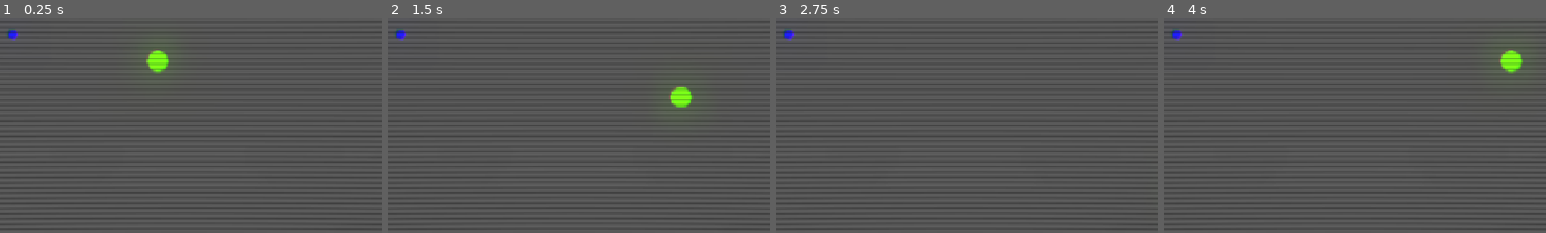
Above: before the commit, frames 1-4 (left to right).
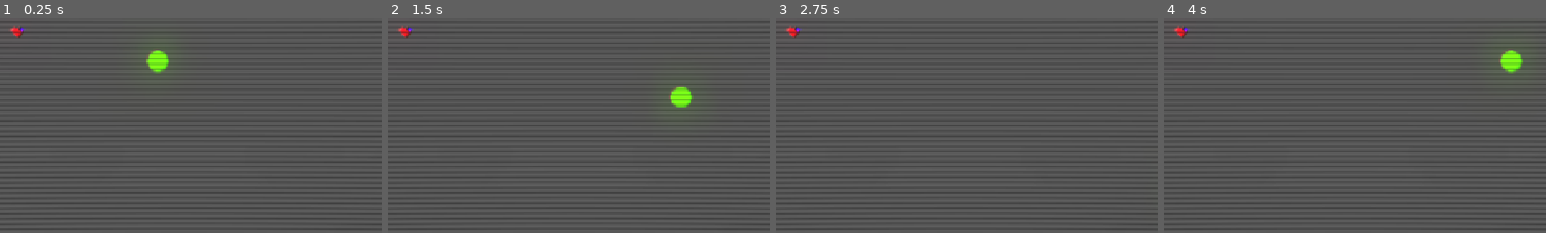
Above: after the commit, the same moments.

Repository: ktosox/GWJ80
Game: Godot game, scene res://level/test_level.tscn
The game is run twice, just before and just after one commit, with the same random seed, the same clock (stepped at 60 frames per second) and the same inputs.
Inputs:
- Up to frame 1 (0.25 s): no input
- Up to frame 2 (1.5 s): tap Enter (ui_accept) at 0.5, 1.35 s; hold D (right) 0.53-1.28 s; hold Enter (ui_accept) 0.53-1.28 s; hold Down (down) from 1.28 s (still down)
- Up to frame 3 (2.75 s): tap Enter (ui_accept) at 1.52, 1.82 s; release Down (down) at 2.03 s; hold D (right) from 2.03 s (still down); hold Enter (ui_accept) from 2.03 s (still down)
- Up to frame 4 (4 s): release D (right) at 2.78 s; release Enter (ui_accept) at 2.78 s; hold W (up) 2.78-3.53 s; tap Enter (ui_accept) at 2.85, 3.02, 3.32 s; hold A (left) from 3.53 s (still down); hold Enter (ui_accept) from 3.53 s (still down)
The pictures show only the part of the screen within x 26-76%, y 36-86%; the shares and areas given below are measured in that part.

The runs differ from the first frame. In frame 1, 0.2% of the frame differs, in the area x 2-7%, y 3-11%; in frame 2, 0.2%; in frame 3, 0.2%; in frame 4, 0.2%.

Commit message:
re-implemented pick up dropping
+ added the missing effets

Diff:
--- a/Game/enemy/enemy_core.gd
+++ b/Game/enemy/enemy_core.gd
@@ -4,9 +4,13 @@
 @export var health = 3
 
 const PICKUP = preload("res://pick_up/pickup.tscn")
-var spawn_pickup : bool
+var spawn_pick_up : bool
 
 func delete_this_enemy():
+	if(spawn_pick_up):
+		var pick_up = PICKUP.instantiate()
+		get_tree().current_scene.add_child(pick_up)
+		pick_up.global_position = global_position
 	get_parent().queue_free()
 	pass
 
@@ -15,9 +19,5 @@
 	health -= 1
 	if(health <= 0):
 		GameManager.change_score(1)
-		if(spawn_pickup):
-			var pick_up = PICKUP.instantiate()
-			get_parent().get_parent().add_child(pick_up)
-			pick_up.global_position = global_position
 		delete_this_enemy()
 	pass # Replace with function body.
--- a/Game/enemy/enemy_package.gd
+++ b/Game/enemy/enemy_package.gd
@@ -9,6 +9,8 @@
 @export var health = 3
 
 @export var enemy_core = preload("res://enemy/enemy_core.tscn") as PackedScene
+
+@export var spawn_pick_up = false
 
 func get_core() -> PackedScene:
 	return enemy_core
--- a/Game/enemy/enemy_spawner.gd
+++ b/Game/enemy/enemy_spawner.gd
@@ -21,9 +21,11 @@
 		#random_enemy = randi_range(0, 2)
 	#
 	#get_enemy(random_enemy, spawn_pick_up)
+	var chosen_enemy_package = all_enemy_packages[max(0,wave-2+randi()%2)]
+	chosen_enemy_package.spawn_pick_up = spawn_pick_up
+	var new_enemy = create_enemy_from_package(chosen_enemy_package)
+	await get_tree().create_timer(0.5).timeout # give it a moment to prevent an error
 
-	var new_enemy = create_enemy_from_package(all_enemy_packages[max(0,wave-2+randi()%2)])
-	await get_tree().create_timer(0.5).timeout
 	new_enemy.global_position = global_position
 	new_enemy.connect("tree_exiting",Callable(self,"spawn_enemy"))
 	enemy_group_node.add_child(new_enemy)
@@ -71,6 +73,7 @@
 	# set all the things
 	var enemy_core = data.get_core().instantiate()
 	enemy_core.health = data.health
+	enemy_core.spawn_pick_up = data.spawn_pick_up
 	var new_walker = data.get_walker().instantiate()
 	new_walker.speed = data.walk_speed
 	var new_shooter = data.get_shooter().instantiate()
--- a/Game/enemy/enemy_spawner.tscn
+++ b/Game/enemy/enemy_spawner.tscn
@@ -15,6 +15,7 @@
 walk_speed = 50
 health = 2
 enemy_core = ExtResource("3_7yjef")
+spawn_pick_up = false
 walker_type = 0
 shooter_type = 0
 guns = Array[PackedScene]([ExtResource("4_sm0a0")])
@@ -28,6 +29,7 @@
 walk_speed = 40
 health = 2
 enemy_core = ExtResource("3_7yjef")
+spawn_pick_up = false
 walker_type = 1
 shooter_type = 0
 guns = Array[PackedScene]([ExtResource("4_sm0a0"), ExtResource("4_sm0a0")])
@@ -41,6 +43,7 @@
 walk_speed = 120
 health = 3
 enemy_core = ExtResource("3_7yjef")
+spawn_pick_up = false
 walker_type = 0
 shooter_type = 1
 guns = Array[PackedScene]([ExtResource("5_7yjef")])
@@ -54,6 +57,7 @@
 walk_speed = 60
 health = 5
 enemy_core = ExtResource("3_7yjef")
+spawn_pick_up = false
 walker_type = 1
 shooter_type = 1
 guns = Array[PackedScene]([ExtResource("4_sm0a0")])
--- a/Game/level/test_level.gd
+++ b/Game/level/test_level.gd
@@ -23,7 +23,7 @@
 
 	ui.get_node("Layout/Wave").text = "Wave: "+str(wave)
 	enemy_spawners = $enemy_spawners.get_children()
-	GameManager.connect("screen_cleaner", Callable(self, "clear_enemies"))
+	GameManager.connect("screen_cleaner", Callable(self, "clear_enemies")) # I had no idea it was supposed to work this way, seems kinda OP
 
 
 
--- a/Game/level/test_level.tscn
+++ b/Game/level/test_level.tscn
@@ -85,6 +85,7 @@
 
 [node name="pickup" parent="." instance=ExtResource("6_xowea")]
 position = Vector2(353, 283)
+randomize_pickup = false
 
 [node name="LevelMusic" parent="." instance=ExtResource("7_kopq5")]
 signal_name = "ready"
--- a/Game/pick_up/pickup.gd
+++ b/Game/pick_up/pickup.gd
@@ -1,9 +1,11 @@
 extends Area2D
 
 enum Pickup{health, shield, speed, screen_cleaner, gravity_fx}
-var pickup_type : Pickup
+@export var pickup_type : Pickup
+@export var randomize_pickup = true
+var tag = "pick_up"
 
-var tag = "pick_up"
+
 
 const PLUS_HEALTH_PICKUP = preload("res://pick_up/plus_health_pickup.png")
 const SHIELD_PICKUP = preload("res://pick_up/shield_pickup.png")
@@ -14,22 +16,22 @@
 @onready var player = get_parent().get_node("Player")
 # Called when the node enters the scene tree for the first time.
 func _ready() -> void:
-	var random_pickup = randi_range(1, 5)
-	if(random_pickup == 1):
-		pickup_type = Pickup.health
+	if randomize_pickup:
+		pickup_type = randi_range(0,Pickup.size())
+	if(pickup_type == Pickup.health):
 		$CollisionShape2D/Sprite2D.texture = PLUS_HEALTH_PICKUP
-		$CollisionShape2D/Sprite2D.position = Vector2(-8, 3)
-	elif(random_pickup == 2):
-		pickup_type = Pickup.shield
+		#$CollisionShape2D/Sprite2D.position = Vector2(-8, 3) no idea why this line is here so I removed it for testing
+	elif(pickup_type == Pickup.shield):
+
 		$CollisionShape2D/Sprite2D.texture = SHIELD_PICKUP
-	elif(random_pickup == 3):
-		pickup_type = Pickup.speed
+	elif(pickup_type == Pickup.speed):
+
 		$CollisionShape2D/Sprite2D.texture = SPEED
-	elif(random_pickup == 4):
-		pickup_type = Pickup.screen_cleaner
+	elif(pickup_type == Pickup.screen_cleaner):
+
 		$CollisionShape2D/Sprite2D.texture = CLEANER_PICKUP
-	elif(random_pickup == 5):
-		pickup_type = Pickup.gravity_fx
+	elif(pickup_type == Pickup.gravity_fx):
+
 		$CollisionShape2D/Sprite2D.texture = GRAVITY_FX
 
 # Called every frame. 'delta' is the elapsed time since the previous frame.
@@ -46,6 +48,8 @@
 			GameManager.enable_pick_up("speed")
 		elif(pickup_type == Pickup.screen_cleaner):
 			GameManager.enable_pick_up("screen_cleaner")
+			var new_flash = load("res://special/screen_cleaner.tscn").instantiate() # wasnt sure where to add this code so I'm putting it here
+			get_tree().current_scene.add_child(new_flash)
 		elif(pickup_type == Pickup.gravity_fx):
 			GameManager.enable_pick_up("gravity_fx")
 		queue_free()
--- a/Game/player/player.gd
+++ b/Game/player/player.gd
@@ -15,6 +15,7 @@
 	connect("player_got_hit",Callable(GameManager,"change_health"))
 	GameManager.connect("enable_shield", Callable(self, "enable_shield"))
 	GameManager.connect("speed_changed", Callable(self, "change_speed"))
+	GameManager.connect("gravity_fx", Callable(self, "push_away_bullets"))
 
 func _physics_process(delta: float) -> void:
 
@@ -52,3 +53,10 @@
 
 func change_speed(normal_speed_):
 	normal_speed = normal_speed_
+
+func push_away_bullets():
+	$PushAwayAnimator.play("push_away")
+
+func _on_push_away_animator_animation_finished(anim_name: StringName) -> void:
+	GameManager.pick_up_enabled = false
+	pass # Replace with function body.
--- a/Game/player/player.tscn
+++ b/Game/player/player.tscn
@@ -193,6 +193,46 @@
 
 [sub_resource type="CircleShape2D" id="CircleShape2D_yw30f"]
 radius = 32.0
+
+[sub_resource type="CircleShape2D" id="CircleShape2D_rgyib"]
+radius = 443.005
+
+[sub_resource type="Animation" id="Animation_rgyib"]
+resource_name = "push_away"
+length = 0.8
+tracks/0/type = "value"
+tracks/0/imported = false
+tracks/0/enabled = true
+tracks/0/path = NodePath("PushBulletsAway:gravity")
+tracks/0/interp = 1
+tracks/0/loop_wrap = true
+tracks/0/keys = {
+"times": PackedFloat32Array(0, 0.7),
+"transitions": PackedFloat32Array(2, 1),
+"update": 0,
+"values": [-640.0, 0.0]
+}
+
+[sub_resource type="Animation" id="Animation_hg6s5"]
+length = 0.001
+tracks/0/type = "value"
+tracks/0/imported = false
+tracks/0/enabled = true
+tracks/0/path = NodePath("PushBulletsAway:gravity")
+tracks/0/interp = 1
+tracks/0/loop_wrap = true
+tracks/0/keys = {
+"times": PackedFloat32Array(0),
+"transitions": PackedFloat32Array(1),
+"update": 0,
+"values": [0.0]
+}
+
+[sub_resource type="AnimationLibrary" id="AnimationLibrary_8t03j"]
+_data = {
+&"RESET": SubResource("Animation_hg6s5"),
+&"push_away": SubResource("Animation_rgyib")
+}
 
 [node name="Player" type="CharacterBody2D" groups=["Player"]]
 collision_layer = 2
@@ -262,5 +302,26 @@
 [node name="CollisionShape2D" type="CollisionShape2D" parent="GravityEffect/GravityNearRepel"]
 shape = SubResource("CircleShape2D_yw30f")
 
+[node name="PushBulletsAway" type="Area2D" parent="."]
+collision_layer = 0
+collision_mask = 16
+gravity_space_override = 1
+gravity_point = true
+gravity_point_unit_distance = 12.0
+gravity_point_center = Vector2(0, 0)
+gravity_direction = Vector2(0, 0)
+gravity = 0.0
+linear_damp_space_override = 1
+linear_damp = 1.5
+
+[node name="CollisionShape2D" type="CollisionShape2D" parent="PushBulletsAway"]
+shape = SubResource("CircleShape2D_rgyib")
+
+[node name="PushAwayAnimator" type="AnimationPlayer" parent="."]
+libraries = {
+&"": SubResource("AnimationLibrary_8t03j")
+}
+
 [connection signal="hit_detected" from="HitBox" to="." method="_on_hit_box_hit_detected"]
 [connection signal="animation_finished" from="ShieldAnimator" to="." method="_on_shield_animator_animation_finished"]
+[connection signal="animation_finished" from="PushAwayAnimator" to="." method="_on_push_away_animator_animation_finished"]
--- a/Game/special/screen_cleaner.tscn
+++ b/Game/special/screen_cleaner.tscn
@@ -1,6 +1,21 @@
 [gd_scene load_steps=5 format=3 uid="uid://hkdnsmkkxp8a"]
 
 [ext_resource type="Script" uid="uid://xra4jkcbof3q" path="res://special/screen_cleaner.gd" id="1_27f8i"]
+
+[sub_resource type="Animation" id="Animation_868eg"]
+length = 0.001
+tracks/0/type = "value"
+tracks/0/imported = false
+tracks/0/enabled = true
+tracks/0/path = NodePath("ColorRect:modulate")
+tracks/0/interp = 1
+tracks/0/loop_wrap = true
+tracks/0/keys = {
+"times": PackedFloat32Array(0),
+"transitions": PackedFloat32Array(1),
+"update": 0,
+"values": [Color(1, 1, 1, 1)]
+}
 
 [sub_resource type="Animation" id="Animation_27f8i"]
 resource_name = "new_animation"
@@ -30,21 +45,6 @@
 "args": [],
 "method": &"queue_free"
 }]
-}
-
-[sub_resource type="Animation" id="Animation_868eg"]
-length = 0.001
-tracks/0/type = "value"
-tracks/0/imported = false
-tracks/0/enabled = true
-tracks/0/path = NodePath("ColorRect:modulate")
-tracks/0/interp = 1
-tracks/0/loop_wrap = true
-tracks/0/keys = {
-"times": PackedFloat32Array(0),
-"transitions": PackedFloat32Array(1),
-"update": 0,
-"values": [Color(1, 1, 1, 1)]
 }
 
 [sub_resource type="AnimationLibrary" id="AnimationLibrary_dv5fj"]
Not shown: 1 places in Game/player/player.tscn that only renumber resources
